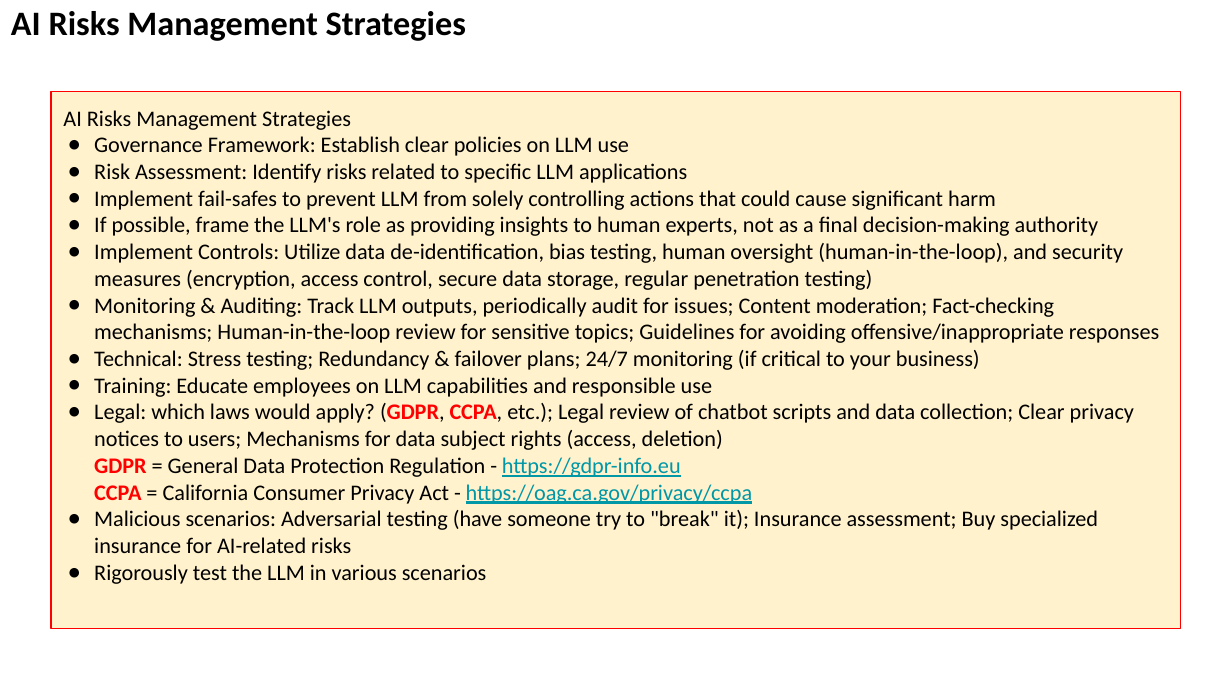
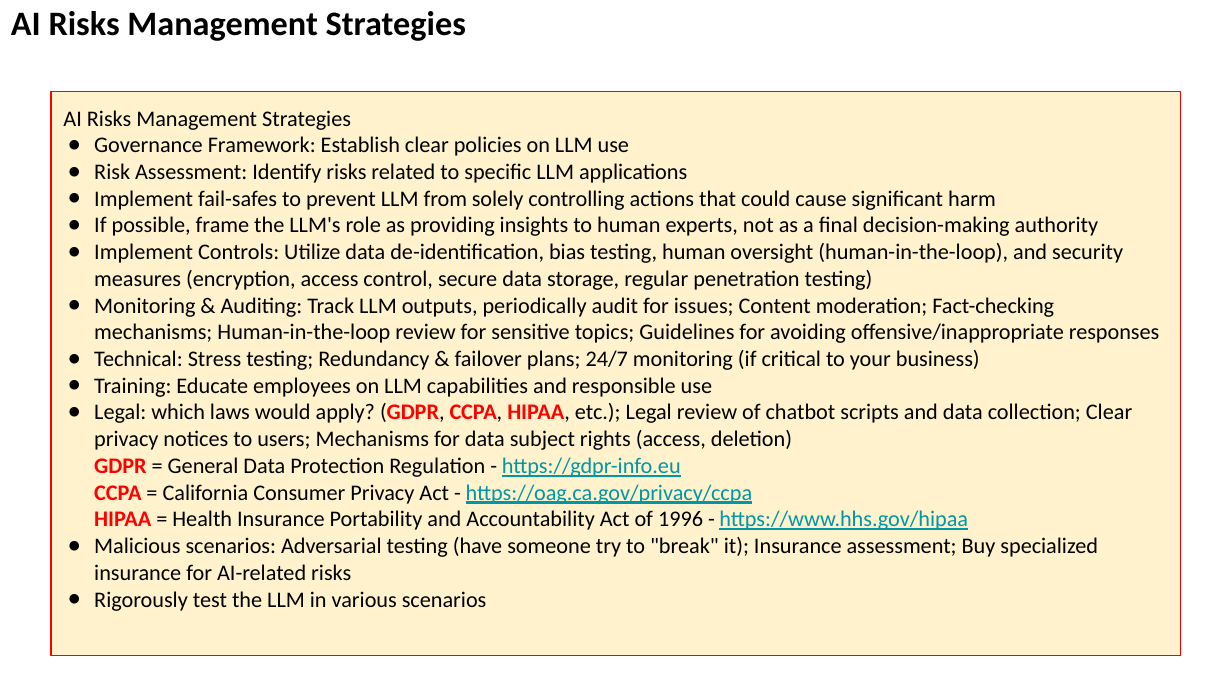
Before and after one commit to lselector/seminar, a slide deck: slide 3 of 2024/2024-03-01-AI-Risk.pptx. Drawn at 1232x693 pixels with LibreOffice and Linux fonts; fonts in the diff are those of the drawing. Boxes give left, top, right and bottom in pixels: in the first picture for what was removed or moved away, otherwise in the second. Text is boxed around its words. In the diff, an @@ line names an element or a change of style, - is before the commit and + after.

```diff
--- a/2024/2024-03-01-AI-Risk.pptx
+++ b/2024/2024-03-01-AI-Risk.pptx
@@ rectangle "AI Risks Management Strategies": place and size @@
-rectangle "AI Risks Management Strategies" at [51, 91, 1180, 628]
+rectangle "AI Risks Management Strategies" at [51, 91, 1180, 655]
@@ text in rectangle at [94, 403, 1132, 530]: text changed @@
-● Legal: which laws would apply? (GDPR, CCPA, etc.); Legal review of chatbot scripts and data collection; Clear privacy notices to users; Mechanisms for data subject rights (access, deletion)
-  GDPR = General Data Protection Regulation - https://gdpr-info.eu
-  CCPA = California Consumer Privacy Act - https://oag.ca.gov/privacy/ccpa
+● Legal: which laws would apply? (GDPR, CCPA, HIPAA, etc.); Legal review of chatbot scripts and data collection; Clear privacy notices to users; Mechanisms for data subject rights (access, deletion)
+  GDPR = General Data Protection Regulation - https://gdpr-info.eu
+  CCPA = California Consumer Privacy Act - https://oag.ca.gov/privacy/ccpa
+  HIPAA = Health Insurance Portability and Accountability Act of 1996 - https://www.hhs.gov/hipaa
```
Also in this commit, not shown: 2 slides added.
